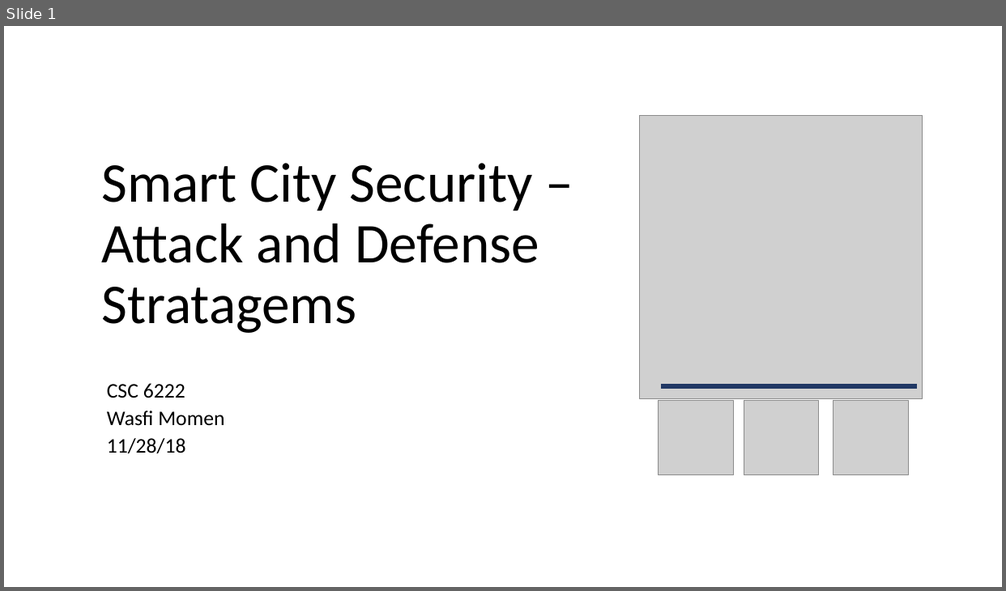
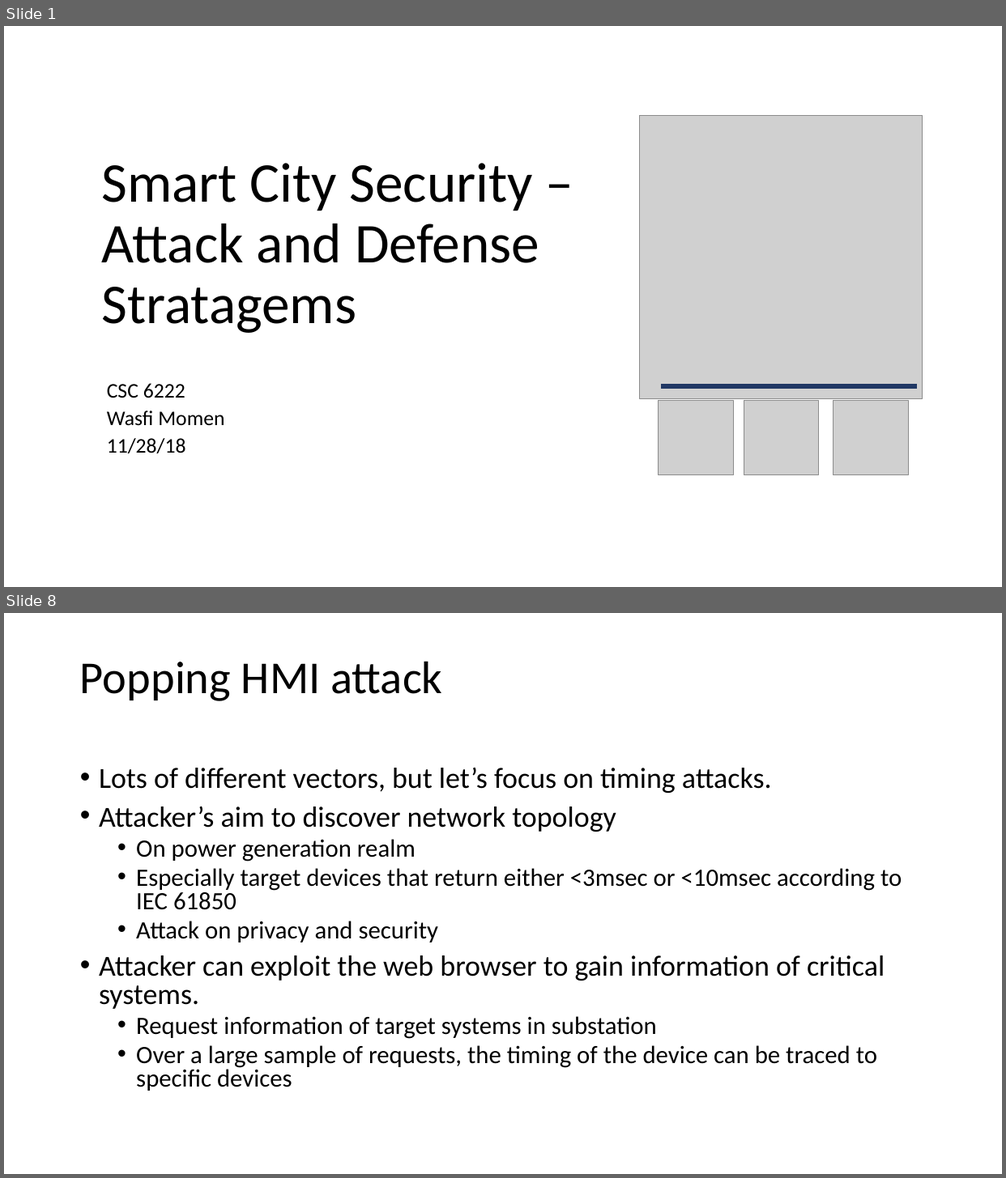
Before and after one commit to CodeFluent/Notes, a slide deck: CS-6222/Fall_2018/project/Smart City Security - Attack and Defense Strategems.pptx. Shown one above the other, each under a label of ours: slide 1 before the commit, slides 1 and 8 after it; the slides between them are not shown. The pictures are 1006x591 and 1006x1178 pixels, drawn with LibreOffice and Linux fonts; fonts in the diff are those of the drawing; grey boxes stand for pictures. Boxes give left, top, right and bottom in pixels: in the first picture for what was removed or moved away, otherwise in the second. Text is boxed around its words. In the diff, an @@ line names an element or a change of style, - is before the commit and + after.

```diff
--- a/CS-6222/Fall_2018/project/Smart City Security - Attack and Defense Strategems.pptx
+++ b/CS-6222/Fall_2018/project/Smart City Security - Attack and Defense Strategems.pptx
@@ slide 8 added at [4,613,1002,1174], background #FFFFFF @@
@@ title added at [80,661,442,701], 44 pt, text #000000 @@
+Popping HMI attack
@@ text added at [99,768,901,1091], 24 pt, text #000000 @@
+• Lots of different vectors, but let’s focus on timing attacks.
+• Attacker’s aim to discover network topology
+  • On power generation realm
+  • Especially target devices that return either <3msec or <10msec according to IEC 61850
+  • Attack on privacy and security
+• Attacker can exploit the web browser to gain information of critical systems.
+  • Request information of target systems in substation
+  • Over a large sample of requests, the timing of the device can be traced to specific devices
```
Also in this commit, not shown: 6 slides changed, 5 other slides added, 1 slide removed, 1 other file.
